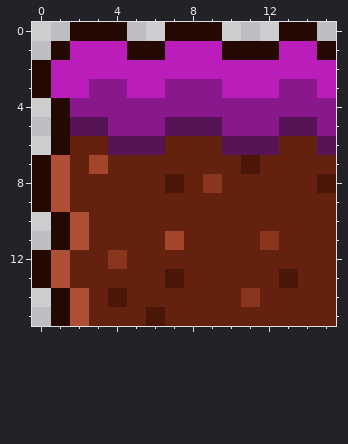
File history of a pixel-art sprite, tiles/grass/grass-15.png. This is how it looked before the edit.
The file is 16x16 pixels.
After:
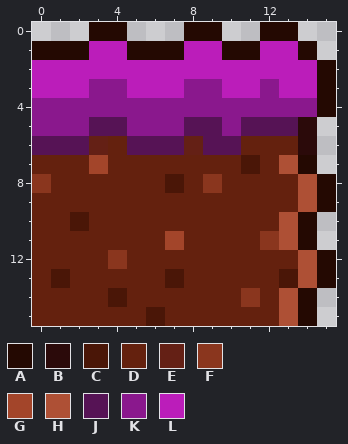
Palette (. is transparent): A #240902  B #2b0a0a  C #4a1607  D #64210e  E #642015  F #8a361e  G #a3452a  H #ae5035  J #561355  K #8a188d  L #bb1dba
From old to new:
{"y":0,"x":2,"old":"A","new":"."}
{"y":0,"x":7,"old":"A","new":"."}
{"y":0,"x":12,"old":".","new":"A"}
{"y":0,"x":14,"old":"A","new":"."}
{"y":1,"x":0,"old":".","new":"A"}
{"y":1,"x":2,"old":"L","new":"A"}
{"y":1,"x":7,"old":"L","new":"A"}
{"y":1,"x":12,"old":"A","new":"L"}
{"y":1,"x":14,"old":"LA","new":"A."}
{"y":2,"x":0,"old":"A","new":"L"}
{"y":2,"x":15,"old":"L","new":"A"}
{"y":3,"x":0,"old":"A","new":"L"}
{"y":3,"x":7,"old":"K","new":"L"}
{"y":3,"x":12,"old":"LKKL","new":"KLLA"}
{"y":4,"x":0,"old":".A","new":"KK"}
{"y":4,"x":15,"old":"K","new":"A"}
{"y":5,"x":0,"old":".AJ","new":"KKK"}
{"y":5,"x":4,"old":"K","new":"J"}
{"y":5,"x":7,"old":"J","new":"K"}
{"y":5,"x":11,"old":"KK","new":"JJ"}
{"y":5,"x":14,"old":"JK","new":"B."}
{"y":6,"x":0,"old":".ADDJ","new":"JJJED"}
{"y":6,"x":7,"old":"DDD","new":"JEJ"}
{"y":6,"x":11,"old":"JJ","new":"DD"}
{"y":6,"x":14,"old":"DJ","new":"B."}
{"y":7,"x":0,"old":"AH","new":"DD"}
{"y":7,"x":13,"old":"DDD","new":"HA."}
{"y":8,"x":0,"old":"AH","new":"FD"}
{"y":8,"x":14,"old":"DC","new":"HA"}
{"y":9,"x":0,"old":"AH","new":"DD"}
{"y":9,"x":14,"old":"DD","new":"HA"}
{"y":10,"x":0,"old":".AH","new":"DDC"}
{"y":10,"x":13,"old":"DDD","new":"HA."}
{"y":11,"x":0,"old":".AH","new":"DDD"}
{"y":11,"x":13,"old":"DDD","new":"HA."}
{"y":12,"x":0,"old":"AH","new":"DD"}
{"y":12,"x":14,"old":"DD","new":"HA"}
{"y":13,"x":0,"old":"AH","new":"DC"}
{"y":13,"x":14,"old":"DD","new":"HA"}
{"y":14,"x":0,"old":".AH","new":"DDD"}
{"y":14,"x":13,"old":"DDD","new":"HA."}
{"y":15,"x":0,"old":".AH","new":"DDD"}
{"y":15,"x":13,"old":"DDD","new":"HA."}
